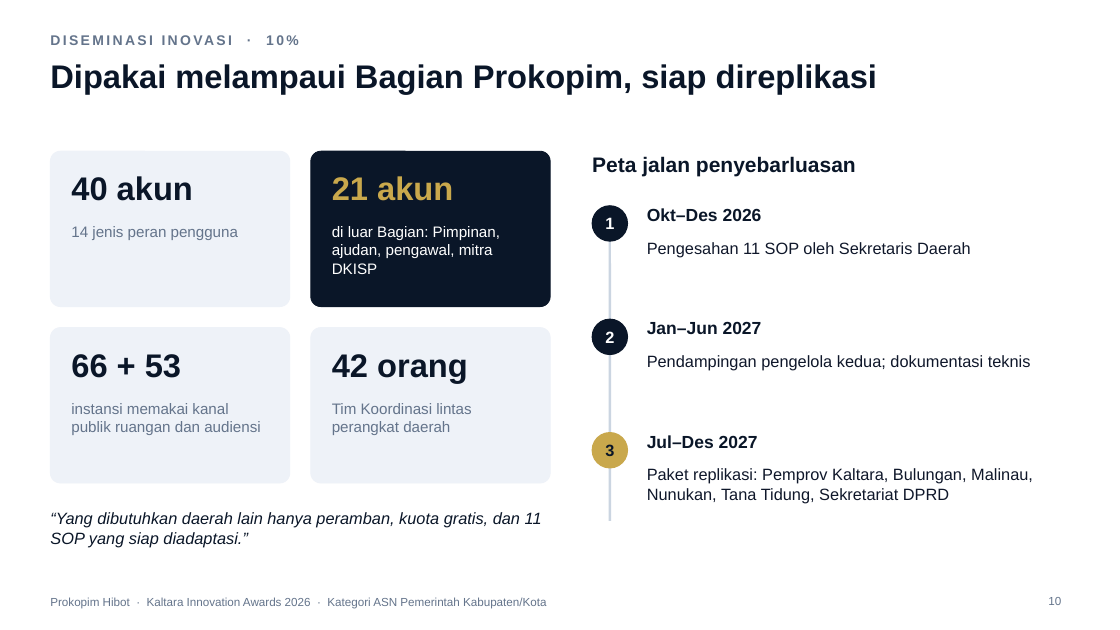
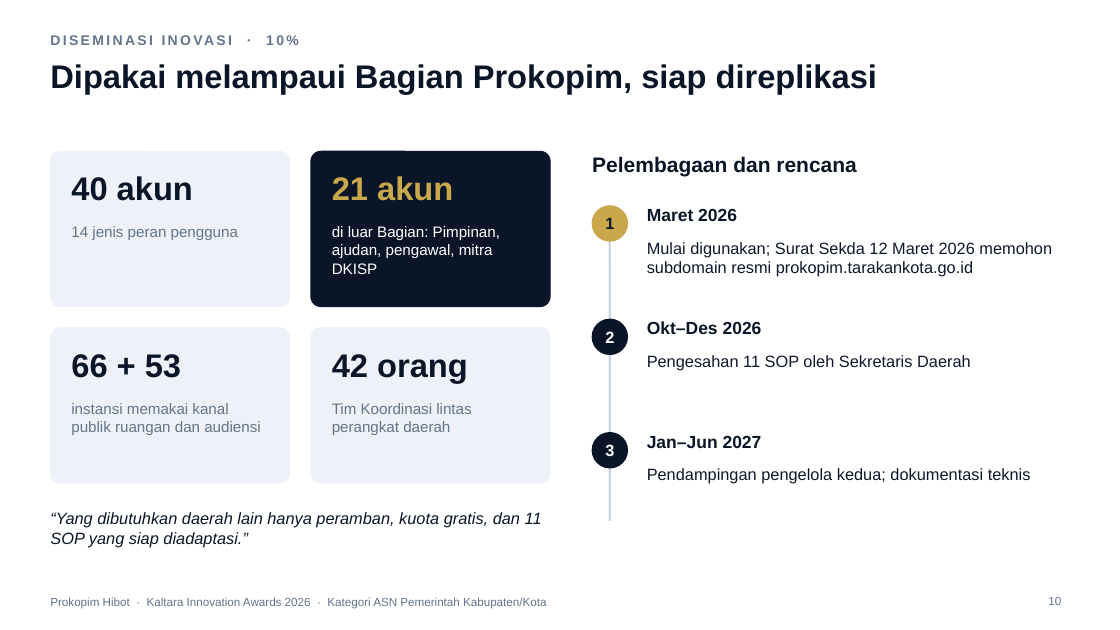
Before and after one commit to ega394/joyful-visuals, a slide deck: slide 10 of docs/lomba/kaltara/Paparan-Prokopim-Hibot-Kaltara-2026.pptx. Drawn at 1120x630 pixels with LibreOffice and Linux fonts; fonts in the diff are those of the drawing; background and template pictures are left out. Boxes give left, top, right and bottom in pixels: in the first picture for what was removed or moved away, otherwise in the second. Text is boxed around its words. In the diff, an @@ line names an element or a change of style, - is before the commit and + after.

```diff
--- a/docs/lomba/kaltara/Paparan-Prokopim-Hibot-Kaltara-2026.pptx
+++ b/docs/lomba/kaltara/Paparan-Prokopim-Hibot-Kaltara-2026.pptx
@@ text at bbox=[592, 156, 856, 176]: text changed @@
-Peta jalan penyebarluasan
+Pelembagaan dan rencana
@@ text "1" at bbox=[605, 217, 614, 229]: text colour #FFFFFF to #0A1628 @@
@@ ellipse at bbox=[592, 206, 628, 241]: fill #0A1628 to #C9A84C; outline #0A1628 1 pt to #C9A84C 1 pt @@
@@ text at bbox=[647, 208, 737, 221]: text changed @@
-Okt–Des 2026
+Maret 2026
@@ text at bbox=[647, 242, 1052, 277]: text changed @@
-Pengesahan 11 SOP oleh Sekretaris Daerah
+Mulai digunakan; Surat Sekda 12 Maret 2026 memohon subdomain resmi prokopim.tarakankota.go.id
@@ text at bbox=[647, 321, 762, 334]: text changed @@
-Jan–Jun 2027
+Okt–Des 2026
@@ text at bbox=[647, 355, 971, 371]: text changed @@
-Pendampingan pengelola kedua; dokumentasi teknis
+Pengesahan 11 SOP oleh Sekretaris Daerah
@@ text "3" at bbox=[605, 444, 614, 456]: text colour #0A1628 to #FFFFFF @@
@@ ellipse at bbox=[592, 433, 628, 468]: fill #C9A84C to #0A1628; outline #C9A84C 1 pt to #0A1628 1 pt @@
@@ text at bbox=[647, 435, 762, 448]: text changed @@
-Jul–Des 2027
+Jan–Jun 2027
@@ text at bbox=[647, 468, 1031, 484]: text changed @@
-Paket replikasi: Pemprov Kaltara, Bulungan, Malinau, Nunukan, Tana Tidung, Sekretariat DPRD
+Pendampingan pengelola kedua; dokumentasi teknis
```
Also in this commit, not shown: 6 other files.
